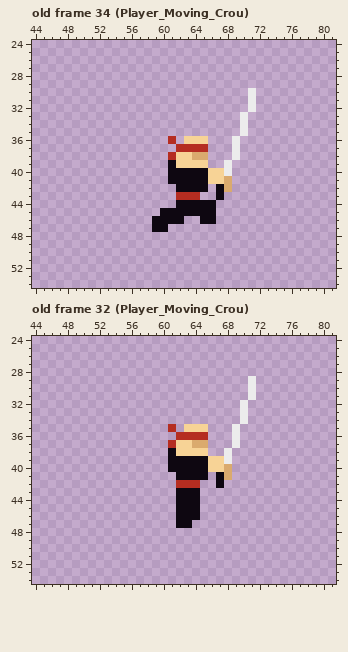
Two states of a pixel-art file, Assets/Player/T_Player.aseprite. Above, as it was before the edit.
128x64 pixels, 90 frames. Shown: old frame 34 (Player_Moving_Crou): x 44..81, y 24..54; old frame 32 (Player_Moving_Crou): x 44..81, y 24..54. The commit also changed other frames, which this record leaves out.
The result:
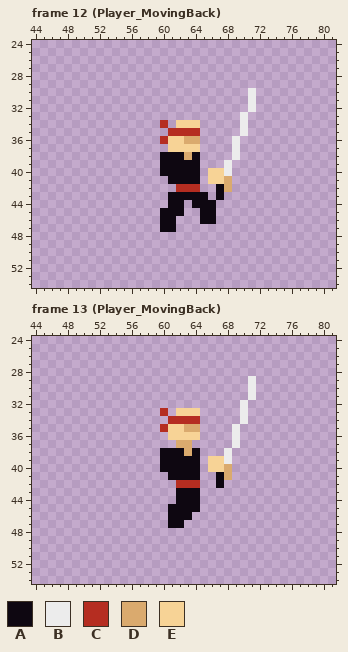
Palette (. is transparent): A #0e0711  B #ececec  C #b52d21  D #daaa6e  E #f7d396
A new or re-ordered frame is compared with the old frame closest to it.
From the commit log: Player faces boss in duels
Difference:
frames 90 -> 94
Frame 12 (Player_MovingBack) is new; against old frame 34 (Player_Moving_Crou), layers "Head", "Legs", "Torso":
y 34: x 60 . -> C; x 62..64 ... -> EEE
y 35: x 61..64 .... -> CCCC
y 36: x 60..65 .C.EEE -> CEEDD.
y 37: x 61..65 .CCCC -> EEEE.
y 38: x 60..65 .CEEDD -> AAADA.
y 39: x 60 . -> A; x 62..65 EEEE -> AAA.
y 40: x 60 . -> A; x 65 A -> .
y 41: x 65 A -> .
y 42: x 62..65 AAAA -> CCC.
y 43: x 61..65 .CCC. -> AAAAA
y 44: x 61 . -> A; x 63 A -> .
y 45: x 63..64 AA -> ..
y 46: x 59 A -> .; x 62 A -> .
y 47: x 59 A -> .; x 61 . -> A
Frame 13 (Player_MovingBack) is new; against old frame 32 (Player_Moving_Crou), layers "Head", "Legs", "Torso":
y 33: x 60 . -> C; x 62..64 ... -> EEE
y 34: x 61..64 .... -> CCCC
y 35: x 60..65 .C.EEE -> CEEDD.
y 36: x 61..65 .CCCC -> EEEE.
y 37: x 61..65 CEEDD -> .DD..
y 38: x 60 . -> A; x 62..65 EEEE -> ADA.
y 39..40: x 60 . -> A; x 65 A -> .
y 41: x 61 . -> A; x 65 A -> .
y 45: x 61 . -> A
y 46: x 61 . -> A; x 64 A -> .
y 47: x 61 . -> A; x 63 A -> .
Changed places in both pictures, as pixel boxes (x1, y1, x2, y2):
changed: (152, 120, 208, 232)
changed: (160, 408, 208, 480)
changed: (168, 504, 200, 528)
